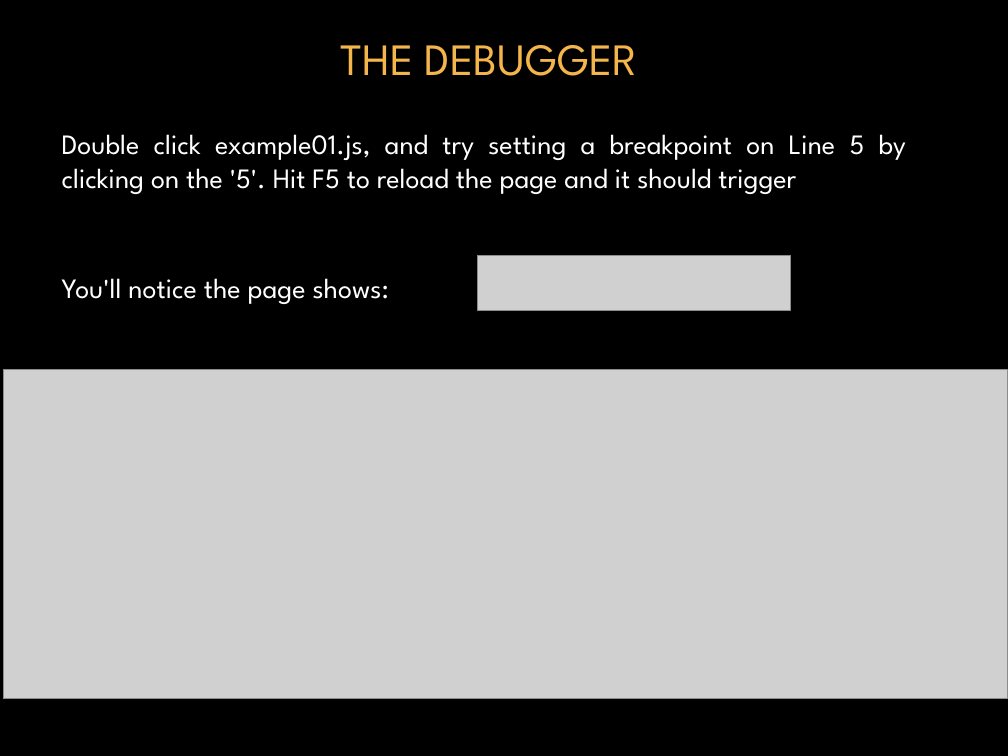
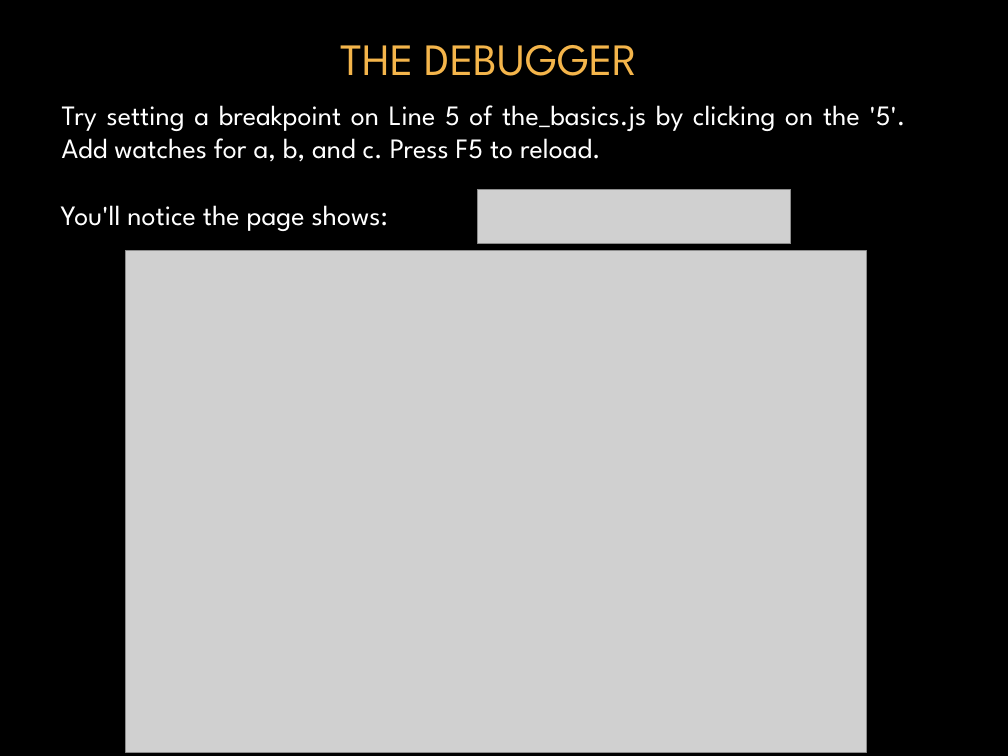
Before and after one commit to donfreiday/cpsc330-js, a slide deck: slide 37 of Javascript.pptx (slide 38 before the commit). Drawn at 1008x756 pixels with LibreOffice and Linux fonts; fonts in the diff are those of the drawing; grey boxes stand for pictures; background and template pictures are left out. Boxes give left, top, right and bottom in pixels: in the first picture for what was removed or moved away, otherwise in the second. Text is boxed around its words. In the diff, an @@ line names an element or a change of style, - is before the commit and + after.

```diff
--- a/Javascript.pptx
+++ b/Javascript.pptx
@@ text at (62, 105, 906, 162): text changed @@
-Double click example01.js, and try setting a breakpoint on Line 5 by clicking on the '5'. Hit F5 to reload the page and it should trigger
+Try setting a breakpoint on Line 5 of the_basics.js by clicking on the '5'. Add watches for a, b, and c. Press F5 to reload.
@@ text "You'll notice the page shows:": place and size @@
-text "You'll notice the page shows:" at (62, 278, 389, 304)
+text "You'll notice the page shows:" at (61, 205, 388, 231)
@@ picture: place and size @@
-picture at (478, 255, 790, 309)
+picture at (478, 190, 790, 244)
@@ picture: place and size @@
-picture at (3, 370, 1007, 700)
+picture at (126, 251, 867, 752)
```
Also in this commit, not shown: 7 other slides changed, 1 slide added, 1 slide removed, 4 other files.
